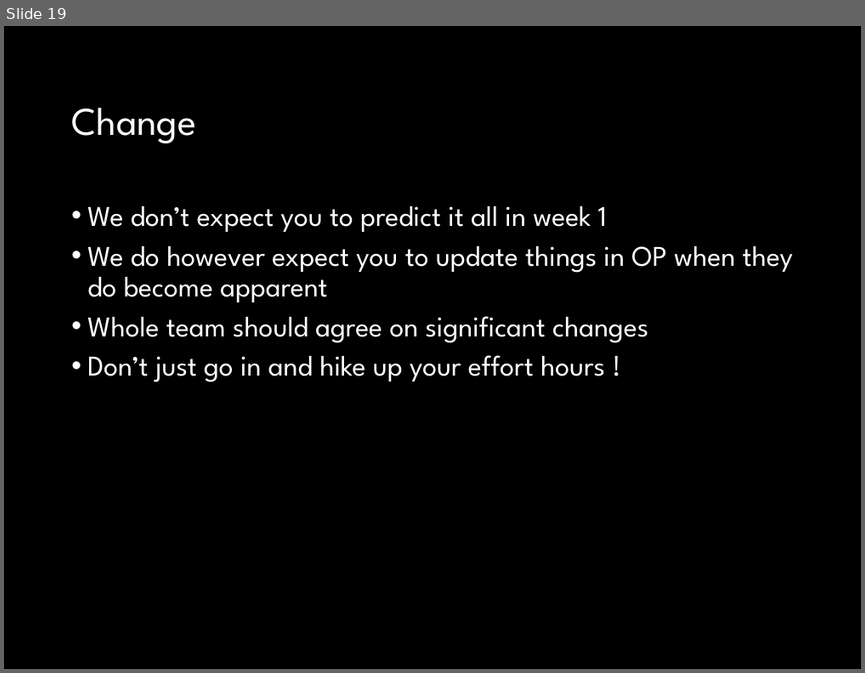
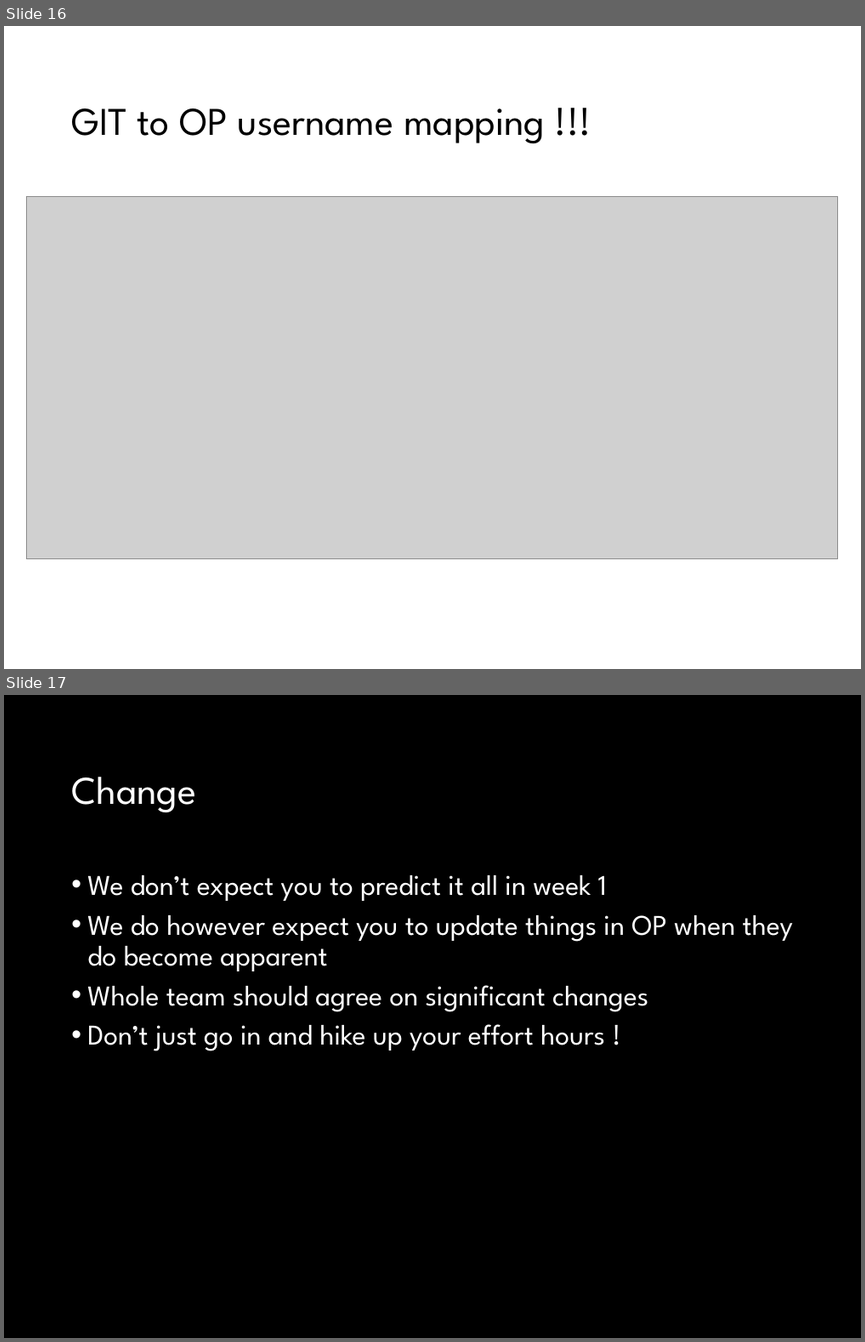
Before and after one commit to fossabot/SPE2018, a slide deck: Lecture Slides/02 Open Project.pptx. Shown one above the other, each under a label of ours: slide 19 before the commit, slides 16 and 17 after it. The pictures are 865x673 and 865x1342 pixels, drawn with LibreOffice and Linux fonts; fonts in the diff are those of the drawing; grey boxes stand for pictures. Boxes give left, top, right and bottom in pixels: in the first picture for what was removed or moved away, otherwise in the second. Text is boxed around its words. In the diff, an @@ line names an element or a change of style, - is before the commit and + after.

```diff
--- a/Lecture Slides/02 Open Project.pptx
+++ b/Lecture Slides/02 Open Project.pptx
@@ slide 16 added at [4, 26, 861, 669], background #FFFFFF @@
@@ title added at [71, 108, 545, 143], 33 pt, text #000000 @@
+GIT to OP username mapping !!!
@@ picture added at [26, 197, 838, 559] @@
@@ what was slide 19 is now slide 17 @@
```
Also in this commit, not shown: 7 slides changed, 1 other slide added, 2 slides removed, 1 other file.
